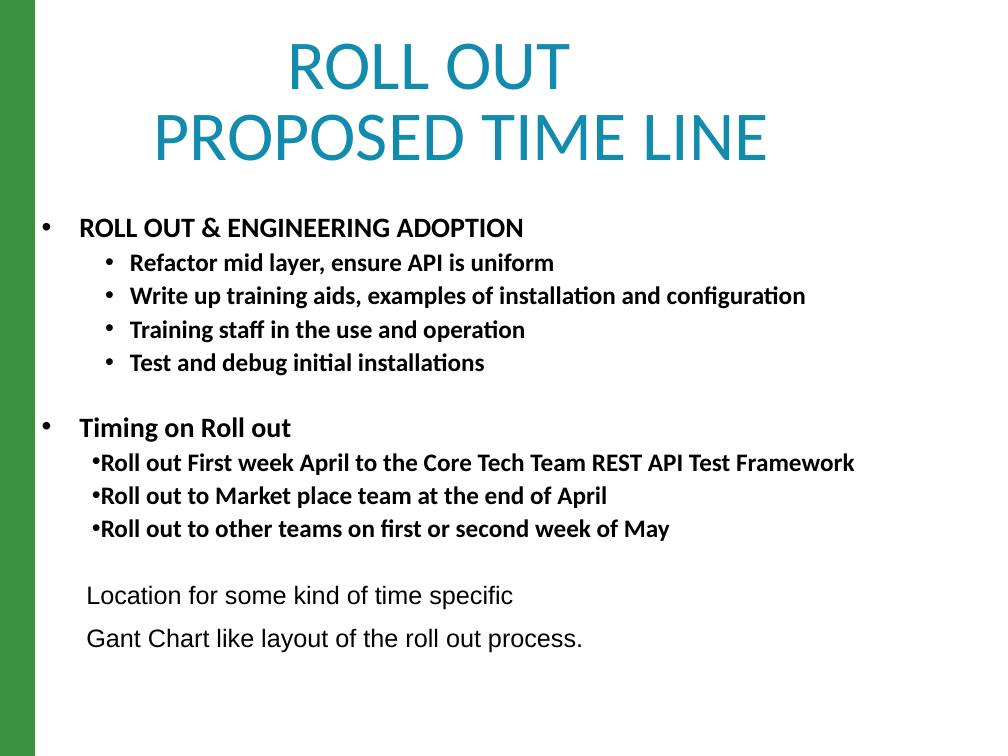
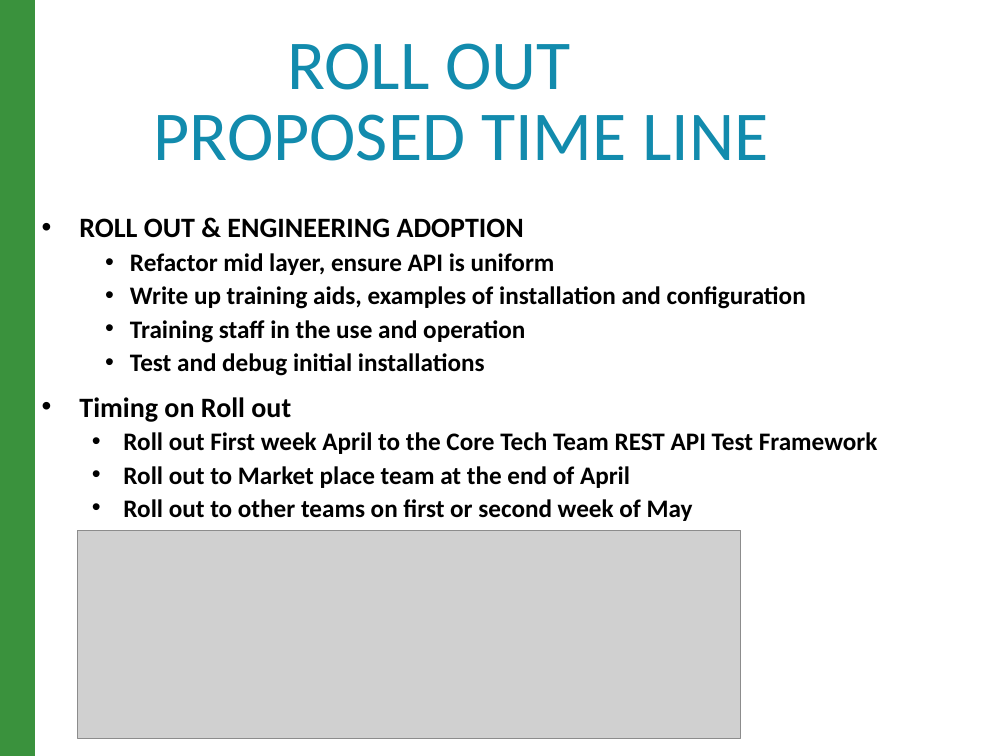
Before and after one commit to raghav9329/mainProf, a slide deck: slide 16 of CurrentWork_Delta/CX_StrategyPowerPoint.pptx (slide 8 before the commit). Drawn at 1008x756 pixels with LibreOffice and Linux fonts; fonts in the diff are those of the drawing; grey boxes stand for pictures. Boxes give left, top, right and bottom in pixels: in the first picture for what was removed or moved away, otherwise in the second. Text is boxed around its words. In the diff, an @@ line names an element or a change of style, - is before the commit and + after.

Commit message:
4/4/18 some new files come mods in other files

```diff
--- a/CurrentWork_Delta/CX_StrategyPowerPoint.pptx
+++ b/CurrentWork_Delta/CX_StrategyPowerPoint.pptx
@@ text at bbox=[123, 432, 878, 521]: indent changed @@
@@ picture added at bbox=[78, 530, 741, 738] @@
@@ text removed at bbox=[86, 585, 583, 653] @@
-Location for some kind of time specific
-Gant Chart like layout of the roll out process.
```
Also in this commit, not shown: 10 other slides changed, 10 other files.
